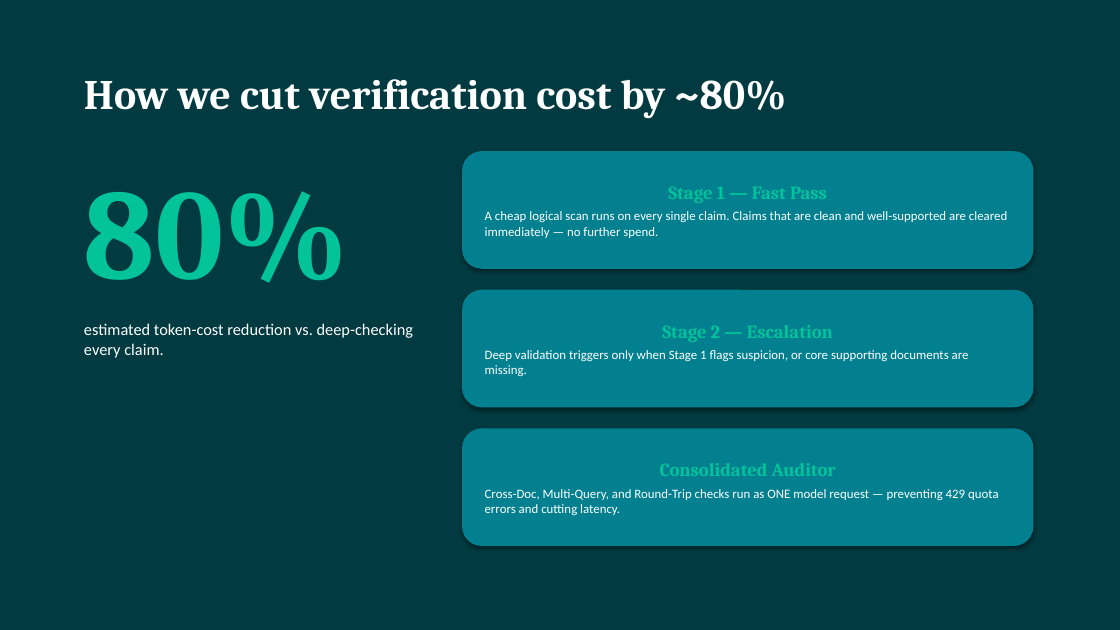
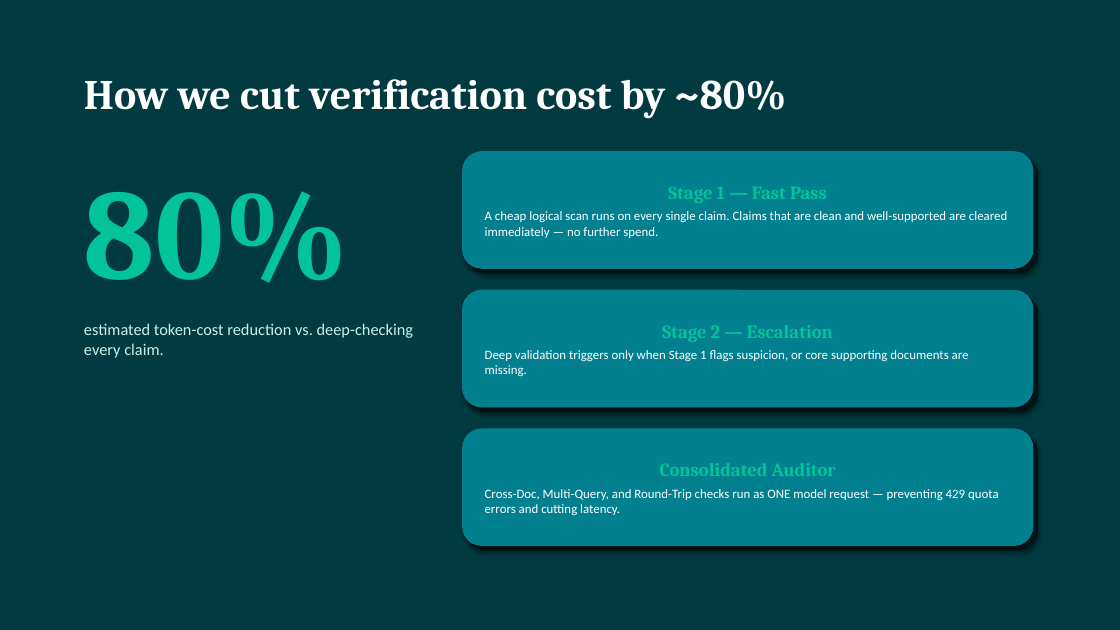
Before and after one commit to priya-patel-dev/innovahack, a slide deck: slide 4 of TrustLayer_Pitch_Deck.pptx. Drawn at 1120x630 pixels with LibreOffice and Linux fonts; fonts in the diff are those of the drawing. Boxes give left, top, right and bottom in pixels: in the first picture for what was removed or moved away, otherwise in the second. Text is boxed around its words. In the diff, an @@ line names an element or a change of style, - is before the commit and + after.

Commit message:
Update presentation styling with 3D design and higher text contrast

```diff
--- a/TrustLayer_Pitch_Deck.pptx
+++ b/TrustLayer_Pitch_Deck.pptx
@@ rounded rectangle added at [467,156,1038,274], fill #00191C @@
@@ rounded rectangle added at [467,295,1038,413], fill #00191C @@
@@ text "estimated token-cost reduction vs. deep-checking ..." at [84,323,413,358]: text colour #FFFFFF to #C8F2EC @@
@@ rounded rectangle added at [467,434,1038,551], fill #00191C @@
```
Also in this commit, not shown: 6 other slides changed, 7 other files.
